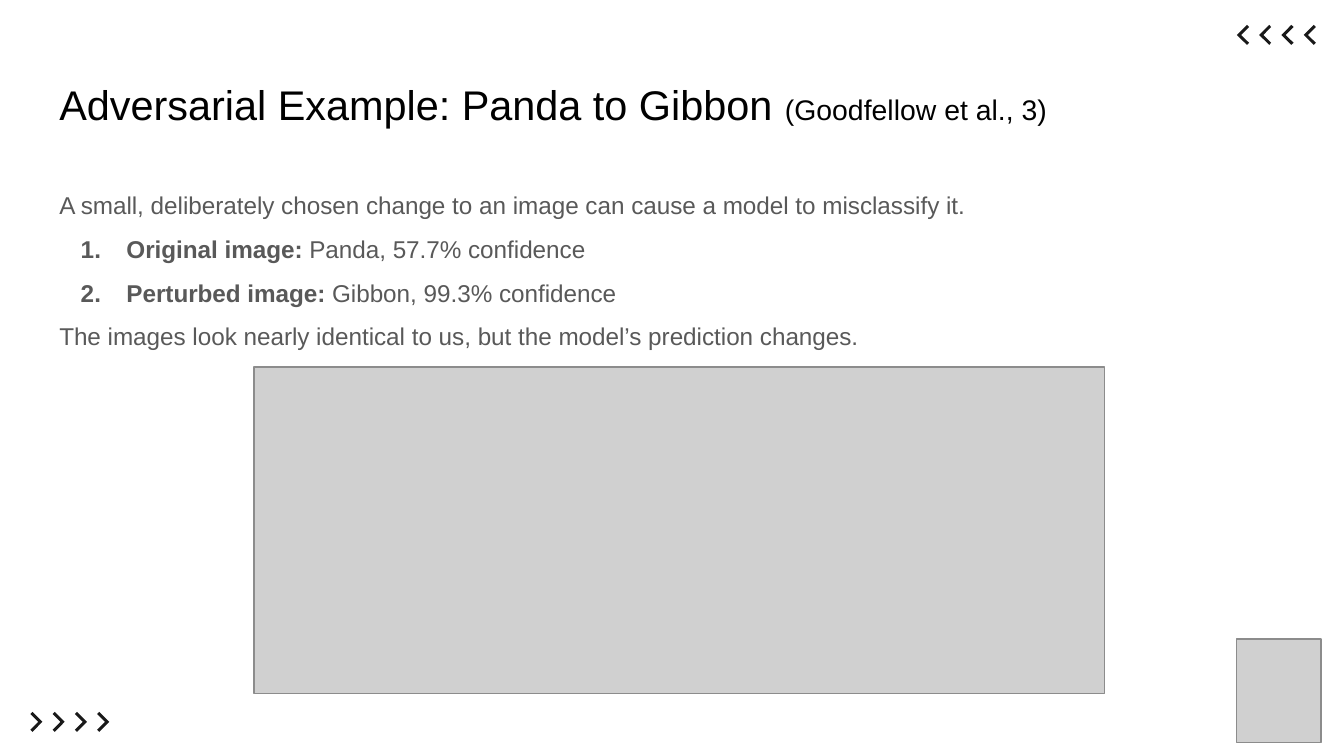
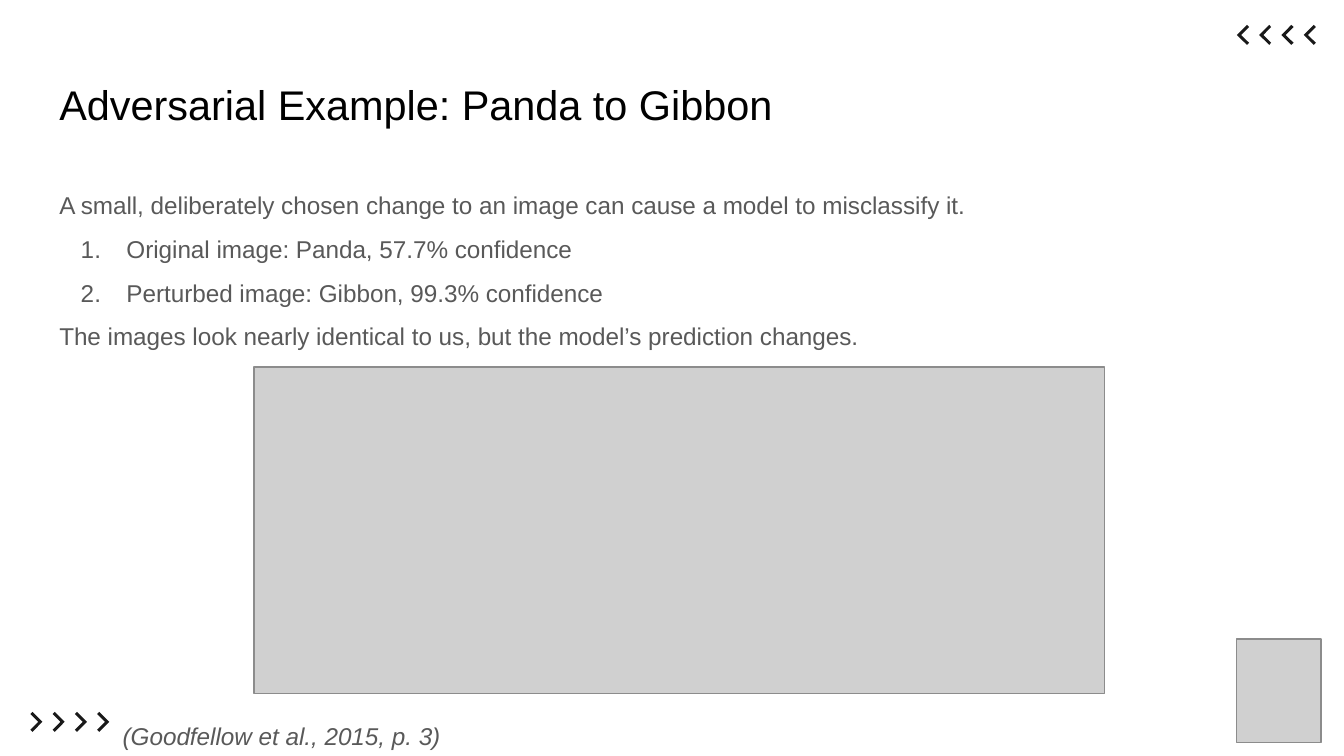
Before and after one commit to ItsKaiwenDu/Robust-Overfitting, a slide deck: slide 2 of report/slides.pptx. Drawn at 1344x756 pixels with LibreOffice and Linux fonts; fonts in the diff are those of the drawing; grey boxes stand for pictures. Boxes give left, top, right and bottom in pixels: in the first picture for what was removed or moved away, otherwise in the second. Text is boxed around its words. In the diff, an @@ line names an element or a change of style, - is before the commit and + after.

```diff
--- a/report/slides.pptx
+++ b/report/slides.pptx
@@ title at <box>59,90,772,128</box>: text changed @@
-Adversarial Example: Panda to Gibbon (Goodfellow et al., 3)
+Adversarial Example: Panda to Gibbon
@@ text at <box>126,240,603,307</box>: bold off in "Original image:", "Perturbed image:" @@
@@ text added at <box>123,727,441,750</box>, 13 pt, text #595959, italic @@
+(Goodfellow et al., 2015, p. 3)
```
Also in this commit, not shown: 12 other slides changed, 1 slide added, 1 slide removed, 2 other files.
